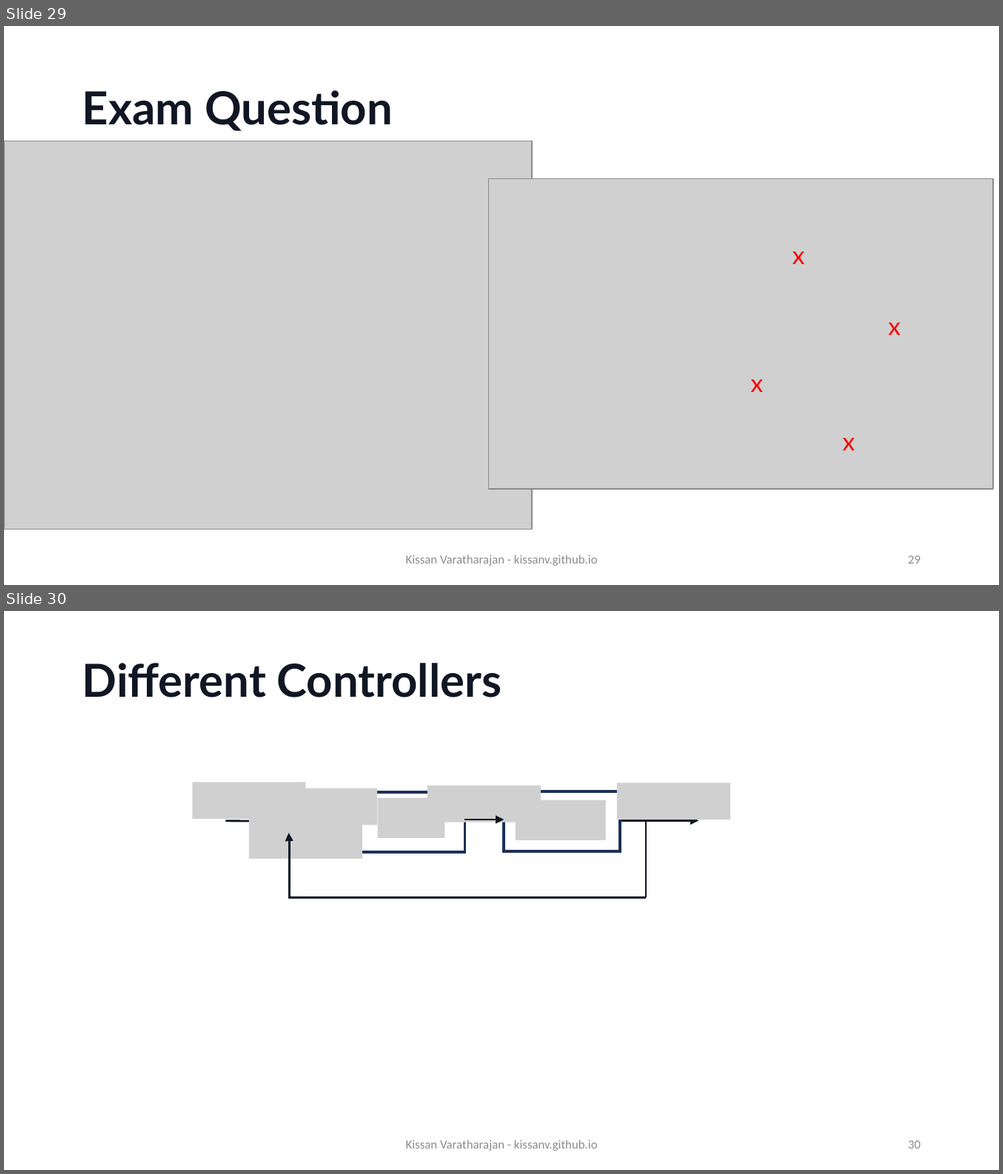
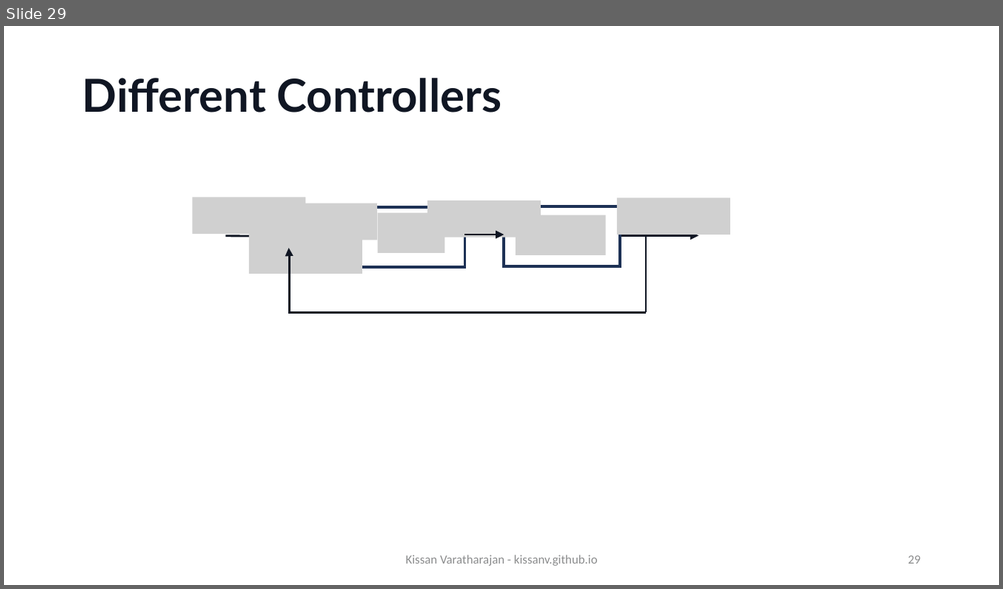
Before and after one commit to KissanV/KissanV.github.io, a slide deck: pdfs/CS1/CS1_Week7_empty.pptx. Shown one above the other, each under a label of ours: slides 29 and 30 before the commit, slide 29 after it. The pictures are 1003x1174 and 1003x589 pixels, drawn with LibreOffice and Linux fonts; fonts in the diff are those of the drawing; grey boxes stand for pictures; background and template pictures are left out. Boxes give left, top, right and bottom in pixels: in the first picture for what was removed or moved away, otherwise in the second. Text is boxed around its words. In the diff, an @@ line names an element or a change of style, - is before the commit and + after.

```diff
--- a/pdfs/CS1/CS1_Week7_empty.pptx
+++ b/pdfs/CS1/CS1_Week7_empty.pptx
@@ slide 29 removed at box(4, 26, 999, 585), background #FFFFFF @@
@@ title removed at box(82, 90, 392, 131) @@
-Exam Question
@@ picture removed at box(4, 141, 532, 530) @@
@@ picture removed at box(489, 179, 993, 489) @@
@@ text removed at box(792, 252, 805, 264) @@
-x
@@ text removed at box(888, 323, 900, 335) @@
-x
@@ text removed at box(751, 380, 763, 392) @@
-x
@@ text removed at box(842, 438, 855, 451) @@
-x
@@ text removed at box(406, 555, 597, 566) @@
-Kissan Varatharajan - kissanv.github.io
@@ page number removed at box(908, 556, 920, 564) @@
-29
@@ what was slide 30 is now slide 29 @@
@@ page number at box(908, 556, 920, 564): text changed @@
-30
+29
```
Also in this commit, not shown: 1 slide changed, 1 other file.
